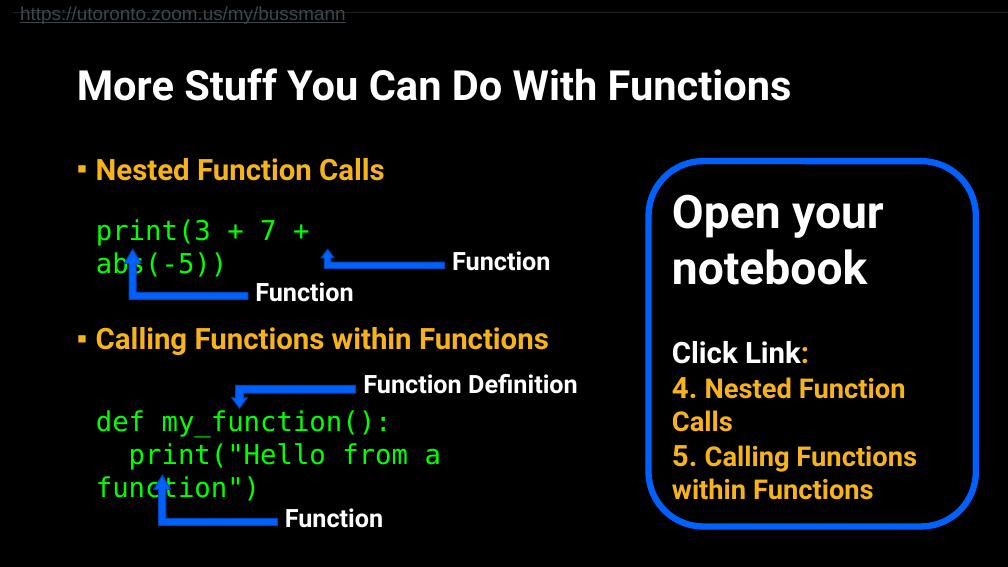
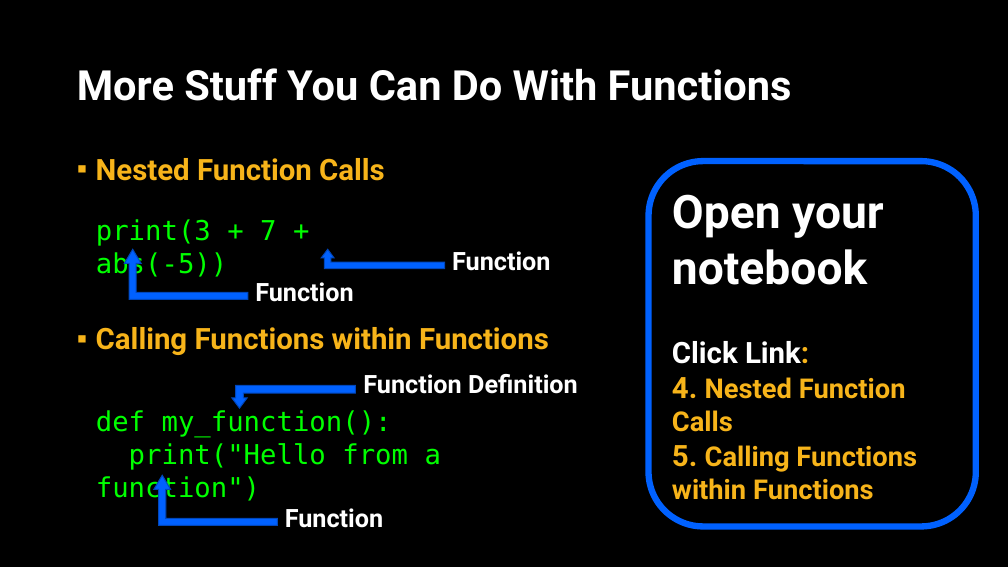
Before and after one commit to APS106/APS106-winter-2025-kinsella-goodfellow, a slide deck: slide 24 of lectures/week2/lecture2/slides/week2_lecture2.pptx (slide 23 before the commit). Drawn at 1008x567 pixels with LibreOffice and Linux fonts; fonts in the diff are those of the drawing; background and template pictures are left out. Boxes give left, top, right and bottom in pixels: in the first picture for what was removed or moved away, otherwise in the second. Text is boxed around its words. In the diff, an @@ line names an element or a change of style, - is before the commit and + after.

```diff
--- a/lectures/week2/lecture2/slides/week2_lecture2.pptx
+++ b/lectures/week2/lecture2/slides/week2_lecture2.pptx
@@ text removed at (x1=20, y1=6, x2=345, y2=24) @@
-https://utoronto.zoom.us/my/bussmann
```
Also in this commit, not shown: 3 other slides changed, 1 slide added, 3 other files.
